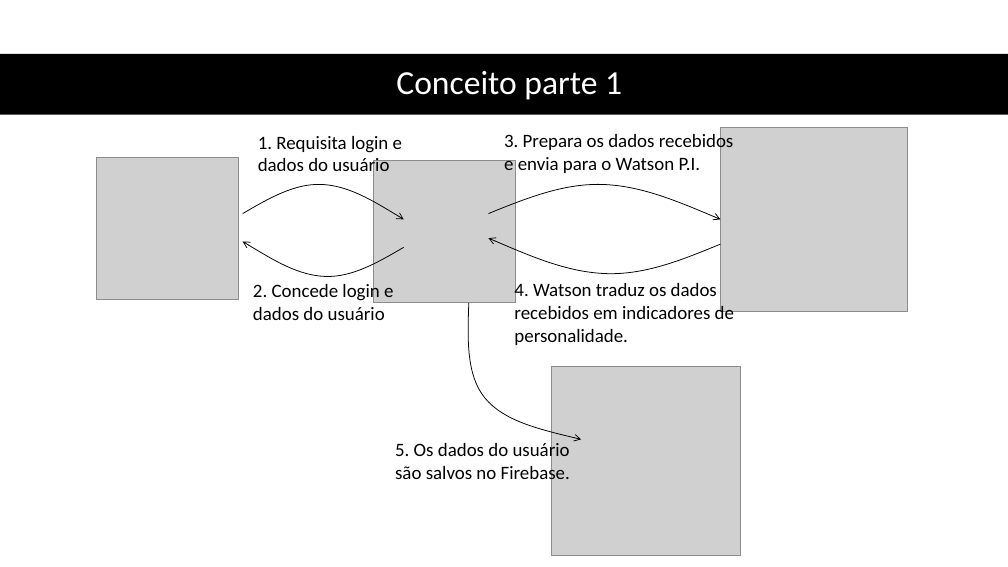
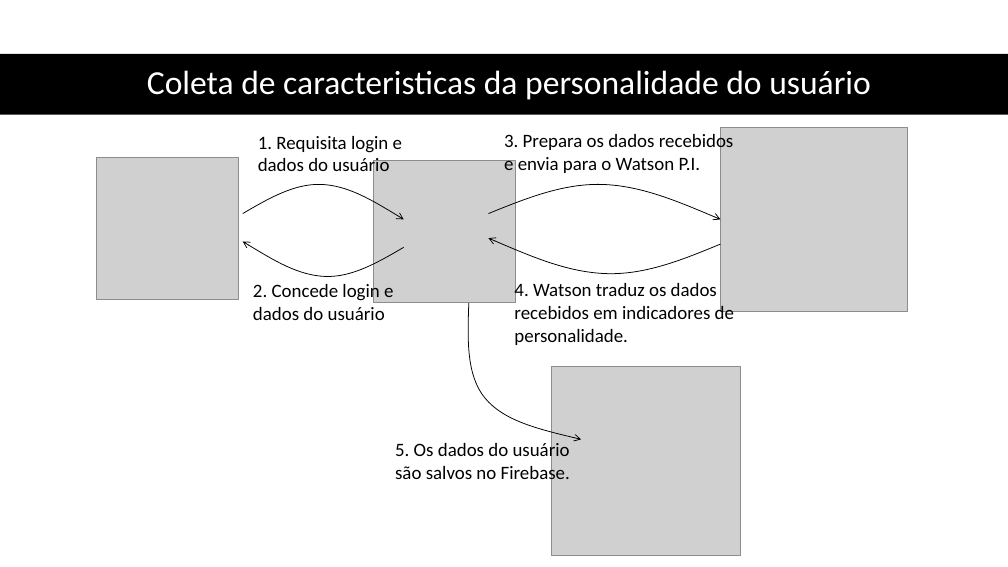
Before and after one commit to lucashardman/Projeto_Final, a slide deck: slide 2 of Documentação/Apresentacao.pptx (slide 3 before the commit). Drawn at 1008x567 pixels with LibreOffice and Linux fonts; fonts in the diff are those of the drawing; grey boxes stand for pictures. Boxes give left, top, right and bottom in pixels: in the first picture for what was removed or moved away, otherwise in the second. Text is boxed around its words. In the diff, an @@ line names an element or a change of style, - is before the commit and + after.

```diff
--- a/Documentação/Apresentacao.pptx
+++ b/Documentação/Apresentacao.pptx
@@ title at [147,70,871,100]: text changed @@
-Conceito parte 1
+Coleta de caracteristicas da personalidade do usuário
```
Also in this commit, not shown: 3 other slides changed, 35 other files.
